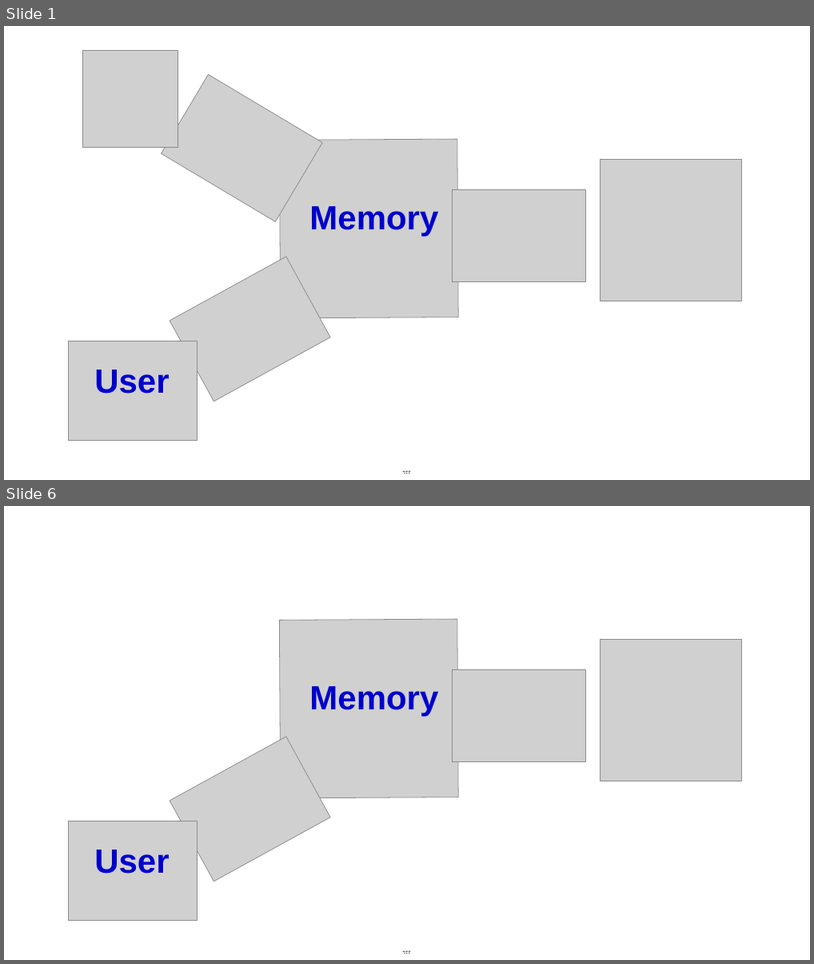
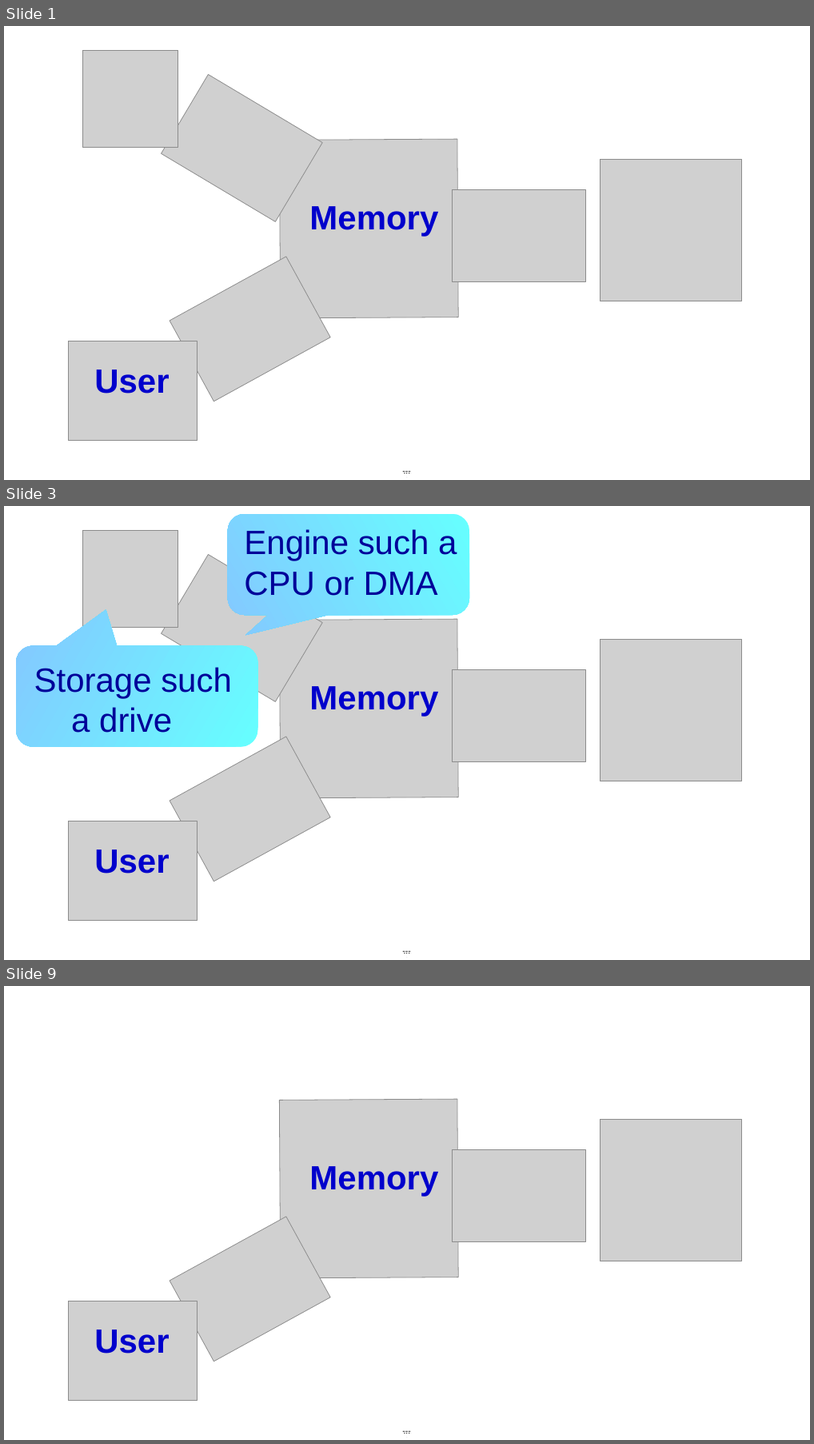
Before and after one commit to mlerman/WIN10LAP, a slide deck: Perso/Netmory_diagram_memory_center/Fri05182018-16342267.odp. Shown one above the other, each under a label of ours: slides 1 and 6 before the commit, slides 1, 3 and 9 after it; the slides between them are not shown. The pictures are 814x964 and 814x1444 pixels, drawn with LibreOffice and Linux fonts; fonts in the diff are those of the drawing; grey boxes stand for pictures. Boxes give left, top, right and bottom in pixels: in the first picture for what was removed or moved away, otherwise in the second. Text is boxed around its words. In the diff, an @@ line names an element or a change of style, - is before the commit and + after.

Commit message:
commit for Netmory_diagram_memory_center project from CELINE-PC

```diff
--- a/Perso/Netmory_diagram_memory_center/Fri05182018-16342267.odp
+++ b/Perso/Netmory_diagram_memory_center/Fri05182018-16342267.odp
@@ slide 3 added at (4,506,810,960), background #FFFFFF; not listed: 2 template elements that a slide beside it also shows @@
@@ rounded speech box added at (228,514,470,615), fill gradient #66FFFF to #83CAFF @@
@@ text added at (244,529,457,596), 40 pt, text #000099 @@
+Engine such a
+CPU or DMA
@@ picture added at (82,530,178,627) @@
@@ picture added at (161,555,322,702) @@
@@ picture added at (279,619,458,797) @@
@@ rounded speech box added at (16,646,258,747), fill gradient #66FFFF to #83CAFF @@
@@ picture added at (601,639,742,780) @@
@@ text added at (34,667,232,732), 40 pt, text #000099 @@
+Storage such
+a drive
@@ picture added at (453,669,586,761) @@
@@ text added at (310,686,438,716), 40 pt, text #0000CC, bold @@
+Memory
@@ picture added at (170,736,330,881) @@
@@ picture added at (68,820,198,920) @@
@@ text added at (94,849,169,873), 40 pt, text #0000CC, bold @@
+User
@@ what was slide 6 is now slide 9 @@
```
Also in this commit, not shown: 13 slides changed, 3 other slides added, 1 other file.
